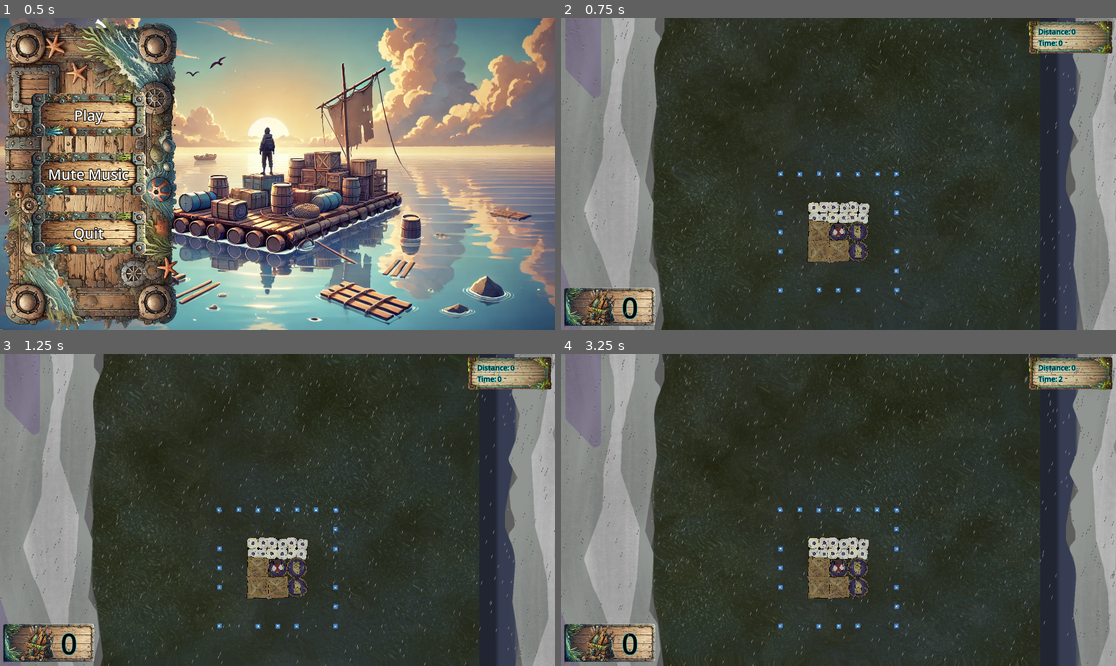
Above: before the commit, frames 1-4 (two rows, left to right).
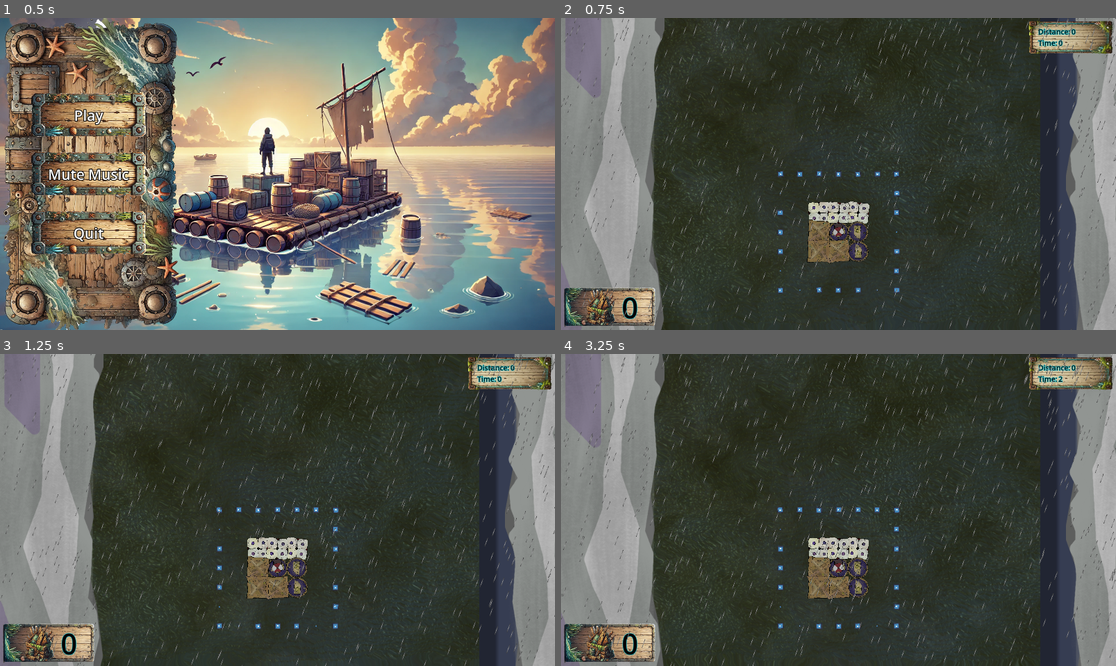
Above: after the commit, the same moments.

Repository: ARCsweden/GameJam2024FallA
Game: Godot game, scene res://UI/main_menu.tscn
Two runs of this game, one before a commit and one after it. Both use one fixed random seed, a clock stepped at 60 frames per second and the inputs below. The engine's default icon, where the game draws it, is replaced by a stand-in: a white triangle on a blue panel in a dark square.
Inputs (mouse positions are in pixels of both pictures, inside the frame that each line leads up to):
- Up to frame 1 (0.5 s): no input
- Up to frame 2 (0.75 s): click "Play" at 0.5 s
- Up to frame 3 (1.25 s): no input
- Up to frame 4 (3.25 s): tap Enter (DebugRebuild) at 1.25 s; move the mouse to (960, 494) at 1.27 s; click (960, 494) at 1.42 s; move the mouse to (727, 525) at 2.02 s; click (727, 525) at 2.17 s; move the mouse to (894, 441) at 2.77 s; click (894, 441) at 2.92 s

Frame 1 is identical in both runs. In frame 2, 1.1% of the frame differs, in the area x 0-100%, y 0-100%; in frame 3, 1.1%; in frame 4, 1.2%.

Commit message:
rain polish

Diff:
--- a/dontdrowntogether/Scenes/game.tscn
+++ b/dontdrowntogether/Scenes/game.tscn
@@ -13,7 +13,7 @@
 [sub_resource type="GradientTexture2D" id="GradientTexture2D_lt1tr"]
 gradient = SubResource("Gradient_3ou28")
 width = 2
-height = 16
+height = 32
 use_hdr = true
 fill_from = Vector2(1, 1)
 fill_to = Vector2(0.991453, 0)
@@ -24,7 +24,7 @@
 
 [node name="HUD" parent="." instance=ExtResource("2_q2g3m")]
 
-[node name="Rain2" type="CPUParticles2D" parent="HUD"]
+[node name="Rain" type="CPUParticles2D" parent="HUD"]
 position = Vector2(950, -400)
 rotation = 0.349066
 amount = 2000
--- a/dontdrowntogether/Scenes/water_shader_test.gd
+++ b/dontdrowntogether/Scenes/water_shader_test.gd
@@ -7,6 +7,6 @@
 
 
 # Called every frame. 'delta' is the elapsed time since the previous frame.
-func _process(delta):
+func _process(_delta):
 	rotation = 0 - $"..".rotation
 	pass
